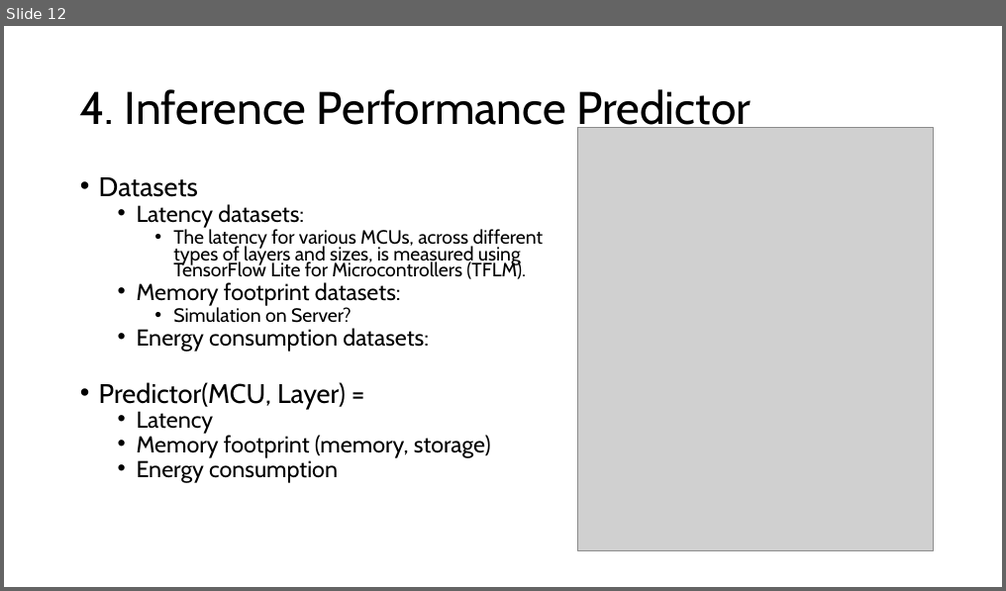
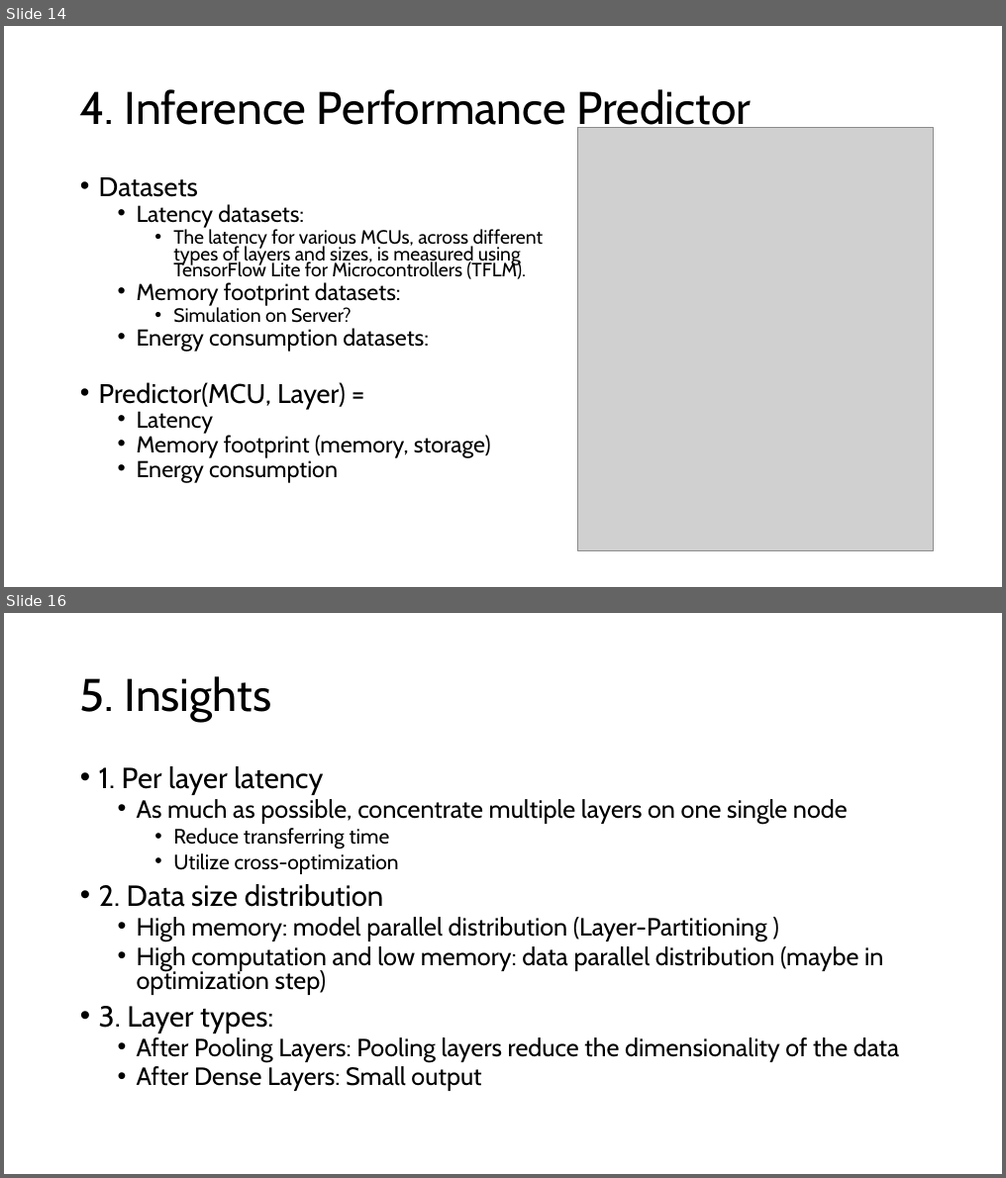
Before and after one commit to GXG-CS/on_device_learning, a slide deck: micro-network-project.pptx. Shown one above the other, each under a label of ours: slide 12 before the commit, slides 14 and 16 after it; the slides between them are not shown. The pictures are 1006x591 and 1006x1178 pixels, drawn with LibreOffice and Linux fonts; fonts in the diff are those of the drawing; grey boxes stand for pictures. Boxes give left, top, right and bottom in pixels: in the first picture for what was removed or moved away, otherwise in the second. Text is boxed around its words. In the diff, an @@ line names an element or a change of style, - is before the commit and + after.

```diff
--- a/micro-network-project.pptx
+++ b/micro-network-project.pptx
@@ slide 16 added at bbox=[4, 613, 1002, 1174], background #FFFFFF @@
@@ title added at bbox=[80, 676, 272, 722], 44 pt, text #000000 @@
+5. Insights
@@ text added at bbox=[99, 766, 899, 1091], 24 pt, text #000000 @@
+• 1. Per layer latency
+  • As much as possible, concentrate multiple layers on one single node
+    • Reduce transferring time
+    • Utilize cross-optimization
+• 2. Data size distribution
+  • High memory: model parallel distribution (Layer-Partitioning )
+  • High computation and low memory: data parallel distribution (maybe in optimization step)
+• 3. Layer types:
+  • After Pooling Layers: Pooling layers reduce the dimensionality of the data
+  • After Dense Layers: Small output
@@ what was slide 12 is now slide 14 @@
```
Also in this commit, not shown: 5 slides changed, 2 other slides added, 4 slides removed, 10 other files.
